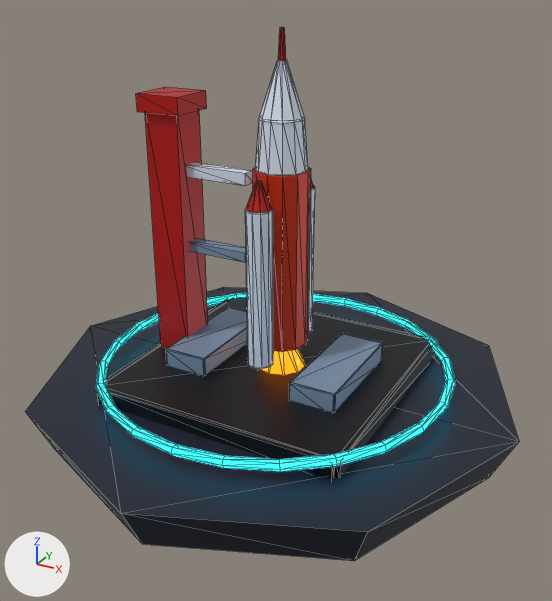
What one commit did to the glTF model public/models/earth_launchpad.glb.
Rendered twice from a 50 mm lens placed at (2.0, -3.63, 2.32), pointed at (0.07, -0.12, 0.57). The axes (+X, +Y, +Z) are drawn at lower left. The lights are the same throughout. The first picture is the older version. Mesh edges are drawn as thin lines. Vertices at exactly the same position are counted once.

The first picture shows 'EarthLaunchpadComplex', 'RocketFlameCone'.
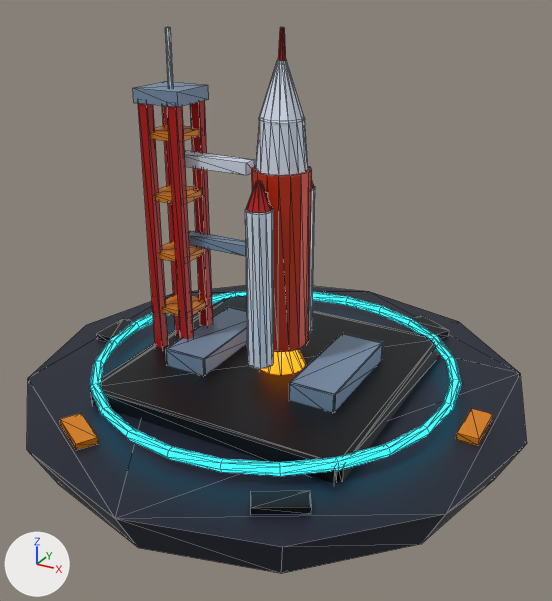
Pixel boxes (x1, y1, x2, y2) of what changed, in the pictures (552 x 601 px; the box of a moved part takes in the faces that stretch with it):
'EarthLaunchpadComplex', reshaped
    before: (25, 28, 519, 561)
    after: (27, 28, 527, 574)
'RocketFlameCone', reshaped
    before: (262, 349, 305, 375)
    after: (261, 349, 305, 375)
part 1 of me_earthlaunchpadcomplexmesh, added (blue)
    after: (27, 285, 527, 574)
part 2 of me_earthlaunchpadcomplexmesh, moved or reshaped
    before: (97, 297, 435, 479)
    after: (90, 296, 440, 483)
part 3 of me_earthlaunchpadcomplexmesh, added (red)
    after: (138, 103, 168, 348)
part 4 of me_earthlaunchpadcomplexmesh, added (red)
    after: (167, 106, 194, 339)
part 5 of me_earthlaunchpadcomplexmesh, added (red)
    after: (162, 106, 180, 334)
part 6 of me_earthlaunchpadcomplexmesh, added (red)
    after: (190, 100, 213, 326)
part 7 of me_earthlaunchpadcomplexmesh, moved or reshaped
    before: (136, 87, 207, 116)
    after: (133, 81, 209, 107)
part 8 of me_earthlaunchpadcomplexmesh, added
    after: (165, 28, 174, 87)
part 9 of me_earthlaunchpadcomplexmesh, moved or reshaped
    before: (187, 162, 253, 186)
    after: (185, 151, 255, 175)
part 10 of me_earthlaunchpadcomplexmesh, moved or reshaped
    before: (190, 238, 246, 262)
    after: (189, 231, 246, 256)
part 11 of me_earthlaunchpadcomplexmesh, added (brown)
    after: (162, 294, 206, 317)
part 12 of me_earthlaunchpadcomplexmesh, added (brown)
    after: (158, 241, 204, 262)
part 13 of me_earthlaunchpadcomplexmesh, added (brown)
    after: (155, 185, 201, 204)
part 14 of me_earthlaunchpadcomplexmesh, added
    after: (151, 125, 199, 141)
part 15 of me_earthlaunchpadcomplexmesh, added (orange)
    after: (456, 409, 493, 446)
part 16 of me_earthlaunchpadcomplexmesh, added
    after: (97, 319, 134, 342)
part 17 of me_earthlaunchpadcomplexmesh, deleted (red)
    before: (145, 110, 208, 347)
part 18 of me_earthlaunchpadcomplexmesh, moved or reshaped
    before: (25, 28, 519, 561)
    after: (60, 28, 461, 514)

What changed in the scene script:
```text
Change me_earthlaunchpadcomplexmesh:
    remove me_earthlaunchpadcomplexmesh.from_pydata(...)  # 452 vertices, 840 faces; spans x -1.48..1.48, y -1.48..1.48, z -0.28..2.03
    add me_earthlaunchpadcomplexmesh.from_pydata(...)  # 620 vertices, 1120 faces; spans x -1.52..1.52, y -1.52..1.52, z -0.28..2.03
    me_earthlaunchpadcomplexmesh part 1: a new loose piece, a 12-sided cut cone along z (radius 1.38 at the low end, 1.52 at the high end) spanning x -1.52..1.52, y -1.52..1.52, z -0.28..0.0, in mat_space_pbr
    me_earthlaunchpadcomplexmesh part 2: the loose piece of 32 vertices spanning x -0.77..0.77, y -0.77..0.77, z -0.02..0.1 is scaled about its middle by (1.03, 1.03, 1)
    me_earthlaunchpadcomplexmesh part 3: a new loose piece, a box spanning x -0.77..-0.71, y -0.19..-0.13, z 0.08..1.64, in mat_space_pbr
    me_earthlaunchpadcomplexmesh part 4: a new loose piece, a box spanning x -0.57..-0.51, y -0.19..-0.13, z 0.08..1.64, in mat_space_pbr
    me_earthlaunchpadcomplexmesh part 5: a new loose piece, a box spanning x -0.77..-0.71, y 0.03..0.09, z 0.08..1.64, in mat_space_pbr
    me_earthlaunchpadcomplexmesh part 6: a new loose piece, a box spanning x -0.57..-0.51, y 0.03..0.09, z 0.08..1.64, in mat_space_pbr
    me_earthlaunchpadcomplexmesh part 7: the loose piece of 8 vertices spanning x -0.78..-0.5, y -0.19..0.09, z 1.57..1.67 is moved by (0.0, 0.0, 0.04)
    me_earthlaunchpadcomplexmesh part 8: a new loose piece, a 6-sided cylinder along z spanning x -0.653..-0.627, y -0.065..-0.035, z 1.67..2.01, in mat_space_pbr
    me_earthlaunchpadcomplexmesh part 9: the loose piece of 8 vertices spanning x -0.58..-0.14, y -0.09..-0.01, z 1.21..1.27 is moved by (0.0, 0.0, 0.06)
    me_earthlaunchpadcomplexmesh part 10: the loose piece of 8 vertices spanning x -0.57..-0.15, y -0.09..-0.01, z 0.75..0.81 is moved by (0.0, 0.0, 0.04)
    me_earthlaunchpadcomplexmesh part 11: a new loose piece, a box spanning x -0.76..-0.52, y -0.17..0.07, z 0.34..0.38, in mat_space_pbr
    me_earthlaunchpadcomplexmesh part 12: a new loose piece, a box spanning x -0.76..-0.52, y -0.17..0.07, z 0.7..0.74, in mat_space_pbr
    me_earthlaunchpadcomplexmesh part 13: a new loose piece, a box spanning x -0.76..-0.52, y -0.17..0.07, z 1.06..1.1, in mat_space_pbr
    me_earthlaunchpadcomplexmesh part 14: a new loose piece, a box spanning x -0.76..-0.52, y -0.17..0.07, z 1.42..1.46, in mat_space_pbr
    me_earthlaunchpadcomplexmesh part 15: a new loose piece, a box spanning x 1.18..1.3, y -0.14..0.14, z 0.0..0.04, in mat_space_pbr
    me_earthlaunchpadcomplexmesh part 16: a new loose piece, a box spanning x -1.3..-1.18, y -0.14..0.14, z 0.0..0.04, in mat_space_pbr
    me_earthlaunchpadcomplexmesh part 17: the loose piece of 8 vertices spanning x -0.75..-0.53, y -0.16..0.06, z 0.09..1.61 is deleted
    me_earthlaunchpadcomplexmesh part 18: 86 vertices moved from x -1.03..1.03, y -1.03..1.03, z 0.06..1.58 to x -1.1..1.1, y -1.1..1.1, z 0.06..1.58; 130 vertices removed from x -1.48..1.48, y -1.48..1.48, z -0.28..1.85; 190 vertices added at x -1.11..1.11, y -1.2..1.2, z 0.0..2.03
Change me_rocketflameconemesh:
    remove me_rocketflameconemesh.from_pydata(...)  # 20 vertices, 36 faces; spans x -0.131..0.211, y -0.18..0.18, z 0.03..0.29
    add me_rocketflameconemesh.from_pydata(...)  # 24 vertices, 44 faces; spans x -0.14..0.22, y -0.18..0.18, z 0.03..0.29
    me_rocketflameconemesh part 19
    16 vertices are removed from x -0.131..0.211, y -0.146..0.146, z 0.03..0.29
    36 faces are deleted
    20 vertices are added at x -0.14..0.22, y -0.156..0.156, z 0.03..0.29
    44 new faces join them
```
